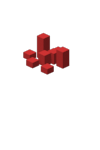
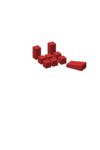
Revision of a layered 100×150 image; what changed, layer by layer:
added layer "mine_src_5.png" above "mine_src_4.png" over left=32, top=41, right=87, bottom=72
hid "city_src.png" over left=23, top=32, right=70, bottom=75
